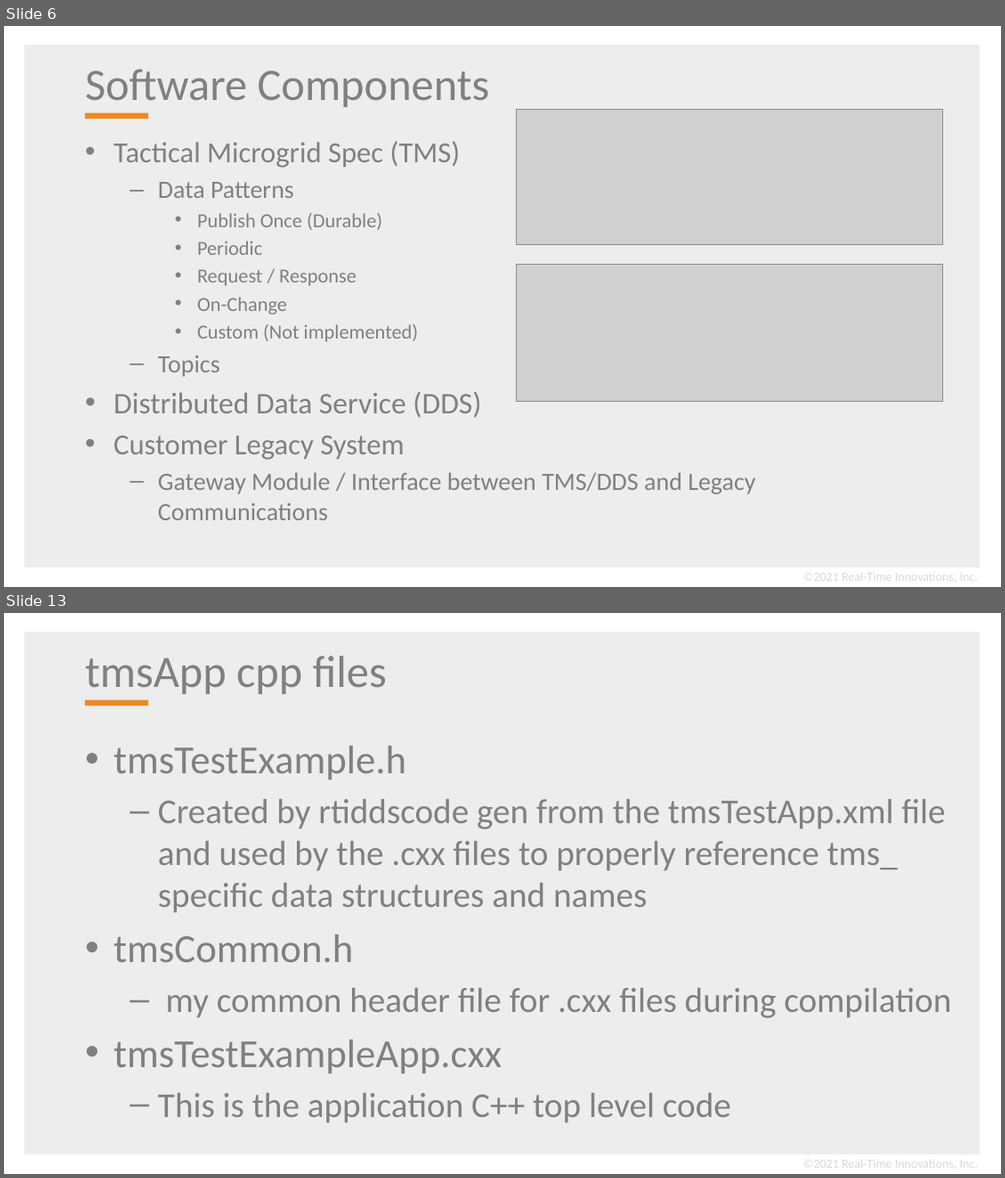
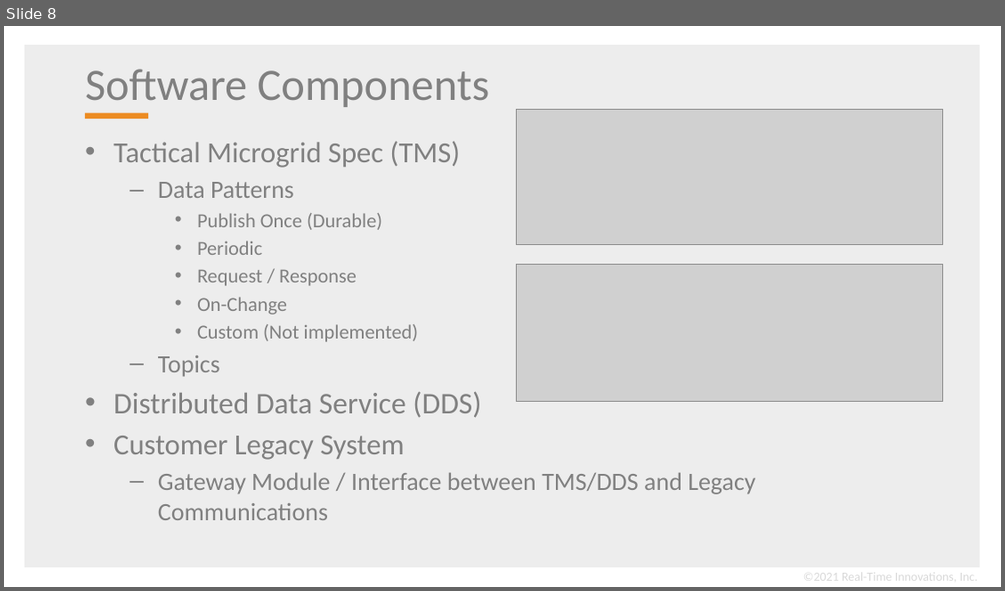
Before and after one commit to psmass/tms, a slide deck: tmsExample.pptx. Shown one above the other, each under a label of ours: slides 6 and 13 before the commit, slide 8 after it; the slides between them are not shown. The pictures are 1005x1178 and 1005x591 pixels, drawn with LibreOffice and Linux fonts; fonts in the diff are those of the drawing; grey boxes stand for pictures; background and template pictures are left out. Boxes give left, top, right and bottom in pixels: in the first picture for what was removed or moved away, otherwise in the second. Text is boxed around its words. In the diff, an @@ line names an element or a change of style, - is before the commit and + after.

```diff
--- a/tmsExample.pptx
+++ b/tmsExample.pptx
@@ slide 13 removed at [4,613,1001,1174], background #FFFFFF; not listed: 2 template elements that a slide beside it also shows @@
@@ title removed at [85,656,387,694] @@
-tmsApp cpp files
@@ text removed at [113,746,951,1122] @@
-• tmsTestExample.h
-  – Created by rtiddscode gen from the tmsTestApp.xml file and used by the .cxx files to properly reference tms_ specific data structures and names
-• tmsCommon.h
-  – my common header file for .cxx files during compilation
-• tmsTestExampleApp.cxx
-  – This is the application C++ top level code
@@ text removed at [803,1157,978,1172] @@
-©2021 Real-Time Innovations, Inc.
@@ what was slide 6 is now slide 8 @@
```
Also in this commit, not shown: 6 slides changed, 2 slides added, 20 other slides removed.
